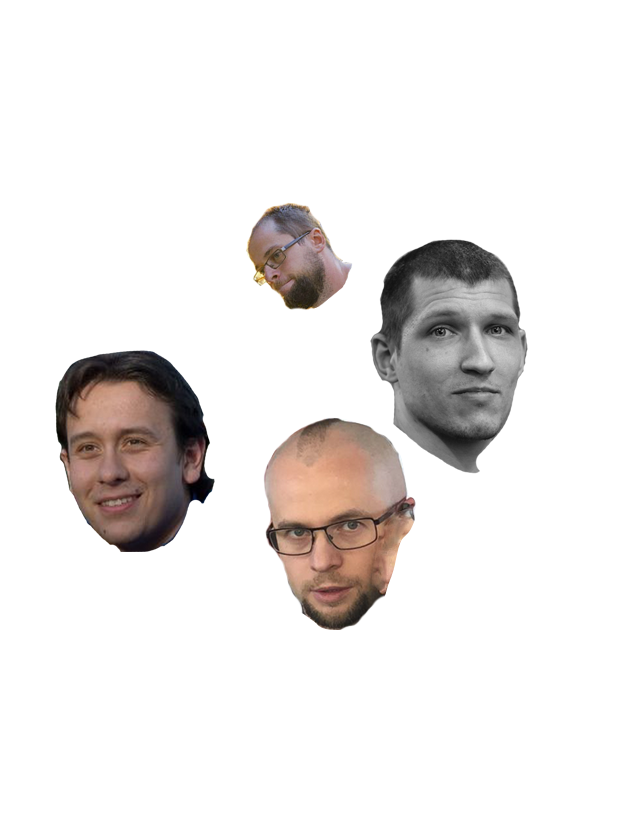
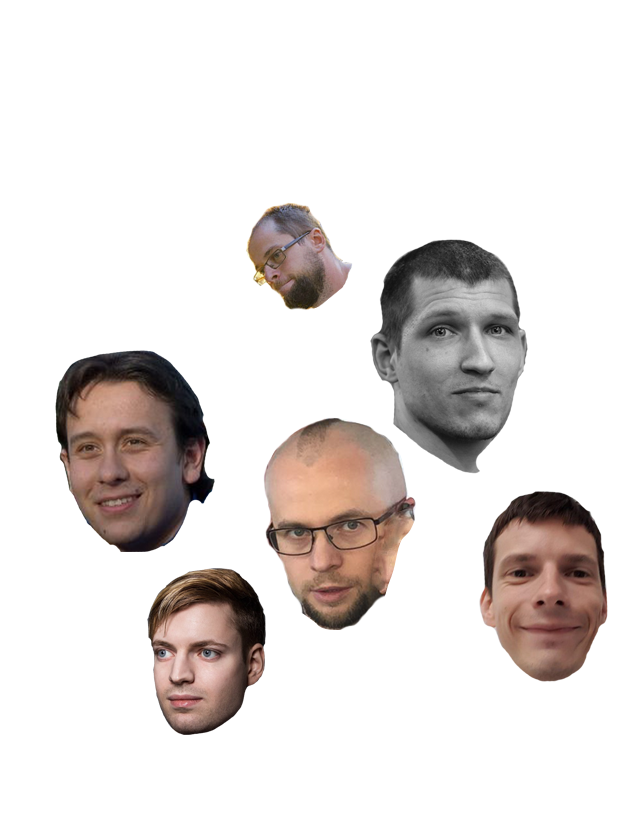
Revision of a layered w=643, h=836 image; what changed, layer by layer:
added layer "2018-08-03 14.06.40" above "2018-08-03 14.03.22" over box(479, 491, 608, 682)
added layer "2018-08-03 14.03.22" above "2018-07-11 16.15.07" over box(147, 568, 266, 735)
